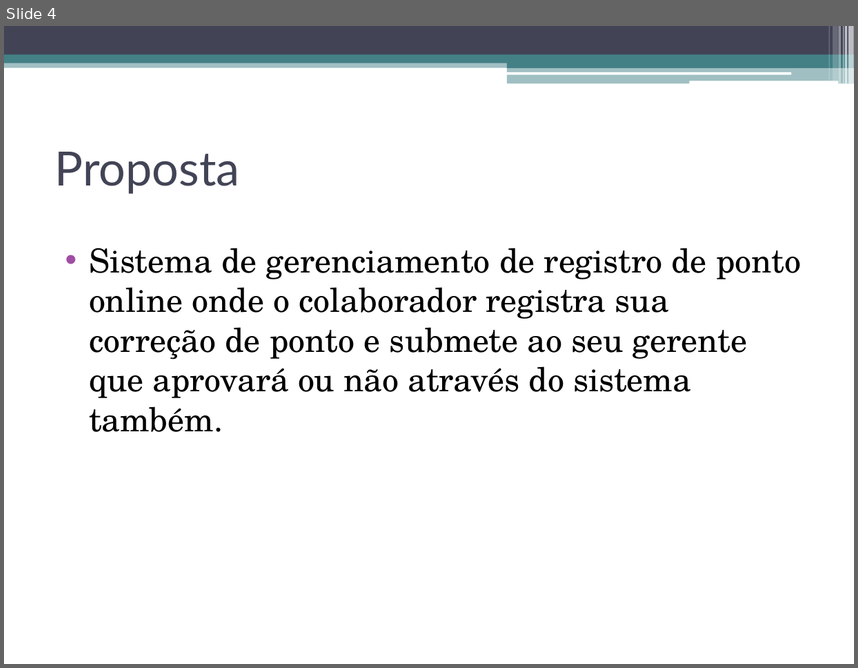
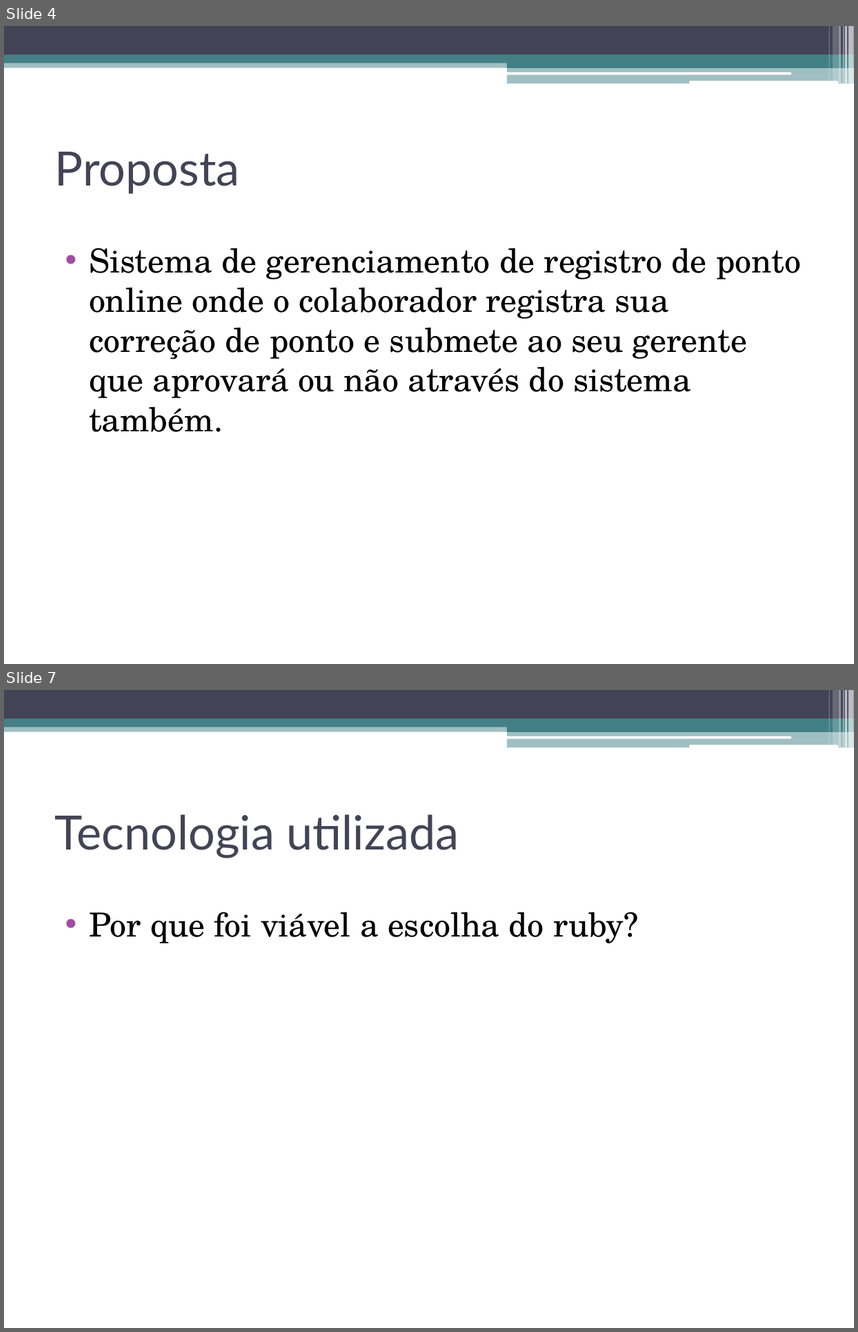
Before and after one commit to thiagofc/RubyOnRails, a slide deck: hours_colaborator/Hours Collaborator.pptx. Shown one above the other, each under a label of ours: slide 4 before the commit, slides 4 and 7 after it; the slides between them are not shown. The pictures are 858x668 and 858x1332 pixels, drawn with LibreOffice and Linux fonts; fonts in the diff are those of the drawing. Boxes give left, top, right and bottom in pixels: in the first picture for what was removed or moved away, otherwise in the second. Text is boxed around its words. In the diff, an @@ line names an element or a change of style, - is before the commit and + after.

```diff
--- a/hours_colaborator/Hours Collaborator.pptx
+++ b/hours_colaborator/Hours Collaborator.pptx
@@ slide 7 added at bbox=[4, 690, 854, 1328], background #FFFFFF; not listed: 13 template elements that a slide beside it also shows @@
@@ title added at bbox=[55, 814, 459, 858], 40 pt, text #424456 @@
+Tecnologia utilizada
@@ text added at bbox=[89, 911, 639, 943], 28 pt, text #000000 @@
+• Por que foi viável a escolha do ruby?
```
Also in this commit, not shown: 1 slide changed, 2 other slides added.
